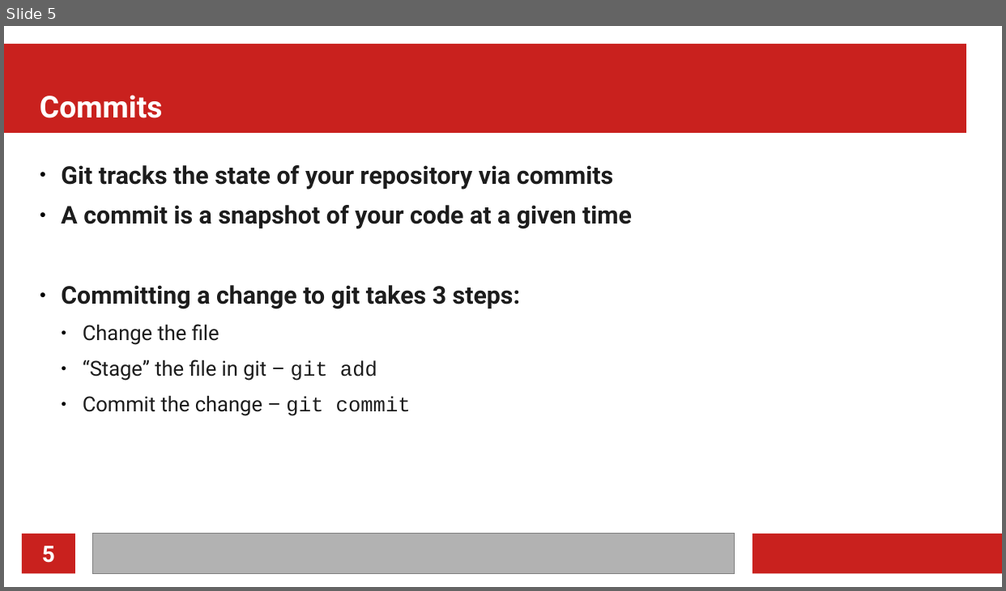
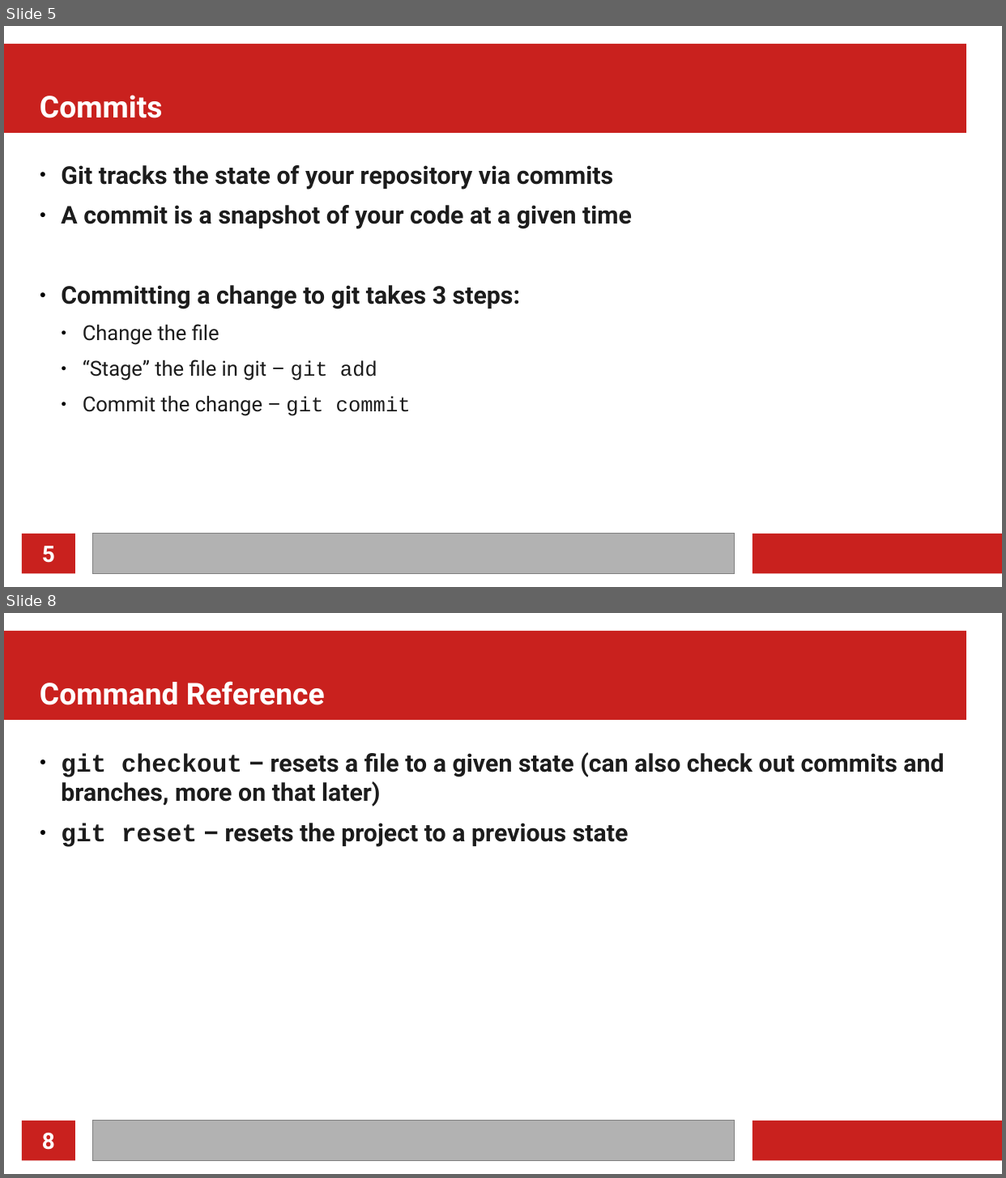
Before and after one commit to MarkusG/UCI-Slides, a slide deck: git.odp. Shown one above the other, each under a label of ours: slide 5 before the commit, slides 5 and 8 after it; the slides between them are not shown. The pictures are 1006x591 and 1006x1178 pixels, drawn with LibreOffice and Linux fonts; fonts in the diff are those of the drawing. Boxes give left, top, right and bottom in pixels: in the first picture for what was removed or moved away, otherwise in the second. Text is boxed around its words. In the diff, an @@ line names an element or a change of style, - is before the commit and + after.

```diff
--- a/git.odp
+++ b/git.odp
@@ slide 8 added at box(4, 613, 1002, 1174), background #FFFFFF; not listed: 4 template elements that a slide beside it also shows @@
@@ title added at box(40, 681, 325, 705), 24 pt, text #FFFFFF, bold @@
+Command Reference
@@ text added at box(61, 752, 944, 847), 19.5 pt, text #1C1C1C, bold @@
+● git checkout – resets a file to a given state (can also check out commits and branches, more on that later)
+● git reset – resets the project to a previous state
@@ page number added at box(42, 1133, 55, 1150), 18 pt, text #FFFFFF, bold @@
+8
```
Also in this commit, not shown: 3 slides changed, 4 other slides added, 1 other file.
